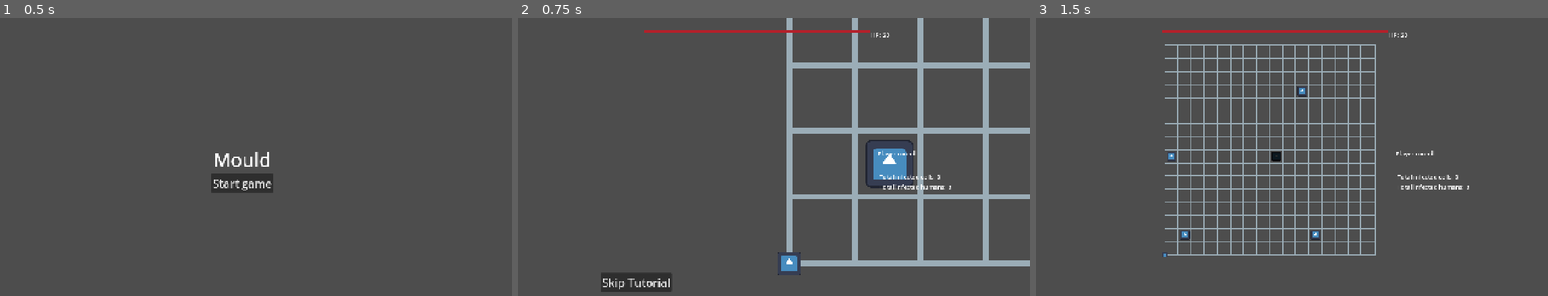
Above: before the commit, frames 1-3 (left to right).
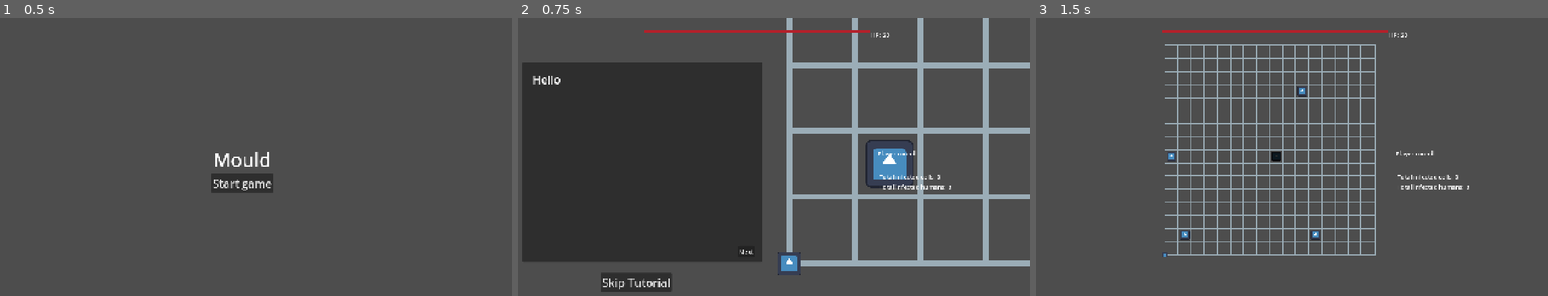
Above: after the commit, the same moments.

Repository: Sooshimi/mould
Game: Godot game, scene res://scenes/main.tscn
Two runs of this game, one before a commit and one after it. Both use one fixed random seed, a clock stepped at 60 frames per second and the inputs below. The engine's default icon, where the game draws it, is replaced by a stand-in: a white triangle on a blue panel in a dark square.
Inputs:
- Up to frame 1 (0.5 s): no input
- Up to frame 2 (0.75 s): click "Start game" at 0.5 s
- Up to frame 3 (1.5 s): click "Skip Tutorial" at 1.25 s

Frame 1 is identical in both runs. In frame 2, 34% of the frame differs, in the area x 0-48%, y 15-88%; in frame 3, nothing differs.

Commit message:
prep tutorial dialogue box

Diff:
--- a/scenes/ui/ui.tscn
+++ b/scenes/ui/ui.tscn
@@ -66,4 +66,40 @@
 theme_override_font_sizes/font_size = 30
 text = "Skip Tutorial"
 
+[node name="DialogueBox" type="Panel" parent="."]
+layout_mode = 0
+offset_left = 85.0
+offset_top = 119.0
+offset_right = 725.0
+offset_bottom = 653.0
+
+[node name="DialogueText" type="RichTextLabel" parent="DialogueBox"]
+layout_mode = 0
+offset_left = 27.0
+offset_top = 24.0
+offset_right = 619.0
+offset_bottom = 471.0
+theme_override_font_sizes/normal_font_size = 30
+theme_override_font_sizes/bold_font_size = 30
+theme_override_font_sizes/bold_italics_font_size = 30
+theme_override_font_sizes/italics_font_size = 30
+theme_override_font_sizes/mono_font_size = 30
+text = "test"
+
+[node name="NextButton" type="Button" parent="DialogueBox"]
+layout_mode = 1
+anchors_preset = 3
+anchor_left = 1.0
+anchor_top = 1.0
+anchor_right = 1.0
+anchor_bottom = 1.0
+offset_left = -65.0
+offset_top = -44.0
+offset_right = -20.0
+offset_bottom = -13.0
+grow_horizontal = 0
+grow_vertical = 0
+text = "Next"
+
 [connection signal="pressed" from="SkipTutorialButton" to="." method="_on_skip_tutorial_button_pressed"]
+[connection signal="pressed" from="DialogueBox/NextButton" to="." method="_on_next_button_pressed"]
--- a/scripts/ui/ui.gd
+++ b/scripts/ui/ui.gd
@@ -1,4 +1,11 @@
 extends Control
+
+const dialogue = [
+	"Hello",
+	"Goodbye"
+]
+
+var current_dialogue_index := 0
 
 func _ready() -> void:
 	TurnManager.connect("hp_updated", on_hp_updated)
@@ -10,6 +17,7 @@
 	TurnManager.connect("lose", on_lose)
 	TurnManager.connect("win", on_win)
 	TurnManager.connect("tutorial_start", update_infected_cells_bar)
+	TurnManager.connect("tutorial_start", update_dialogue)
 	TurnManager.connect("game_start", update_infected_cells_bar)
 
 func update_infected_cells_bar() -> void:
@@ -44,3 +52,12 @@
 func _on_skip_tutorial_button_pressed():
 	TurnManager.start_game()
 	$SkipTutorialButton.hide()
+	$DialogueBox.hide()
+
+func update_dialogue() -> void:
+	if current_dialogue_index < dialogue.size():
+		$DialogueBox/DialogueText.text = dialogue[current_dialogue_index]
+
+func _on_next_button_pressed():
+	current_dialogue_index += 1
+	update_dialogue()
